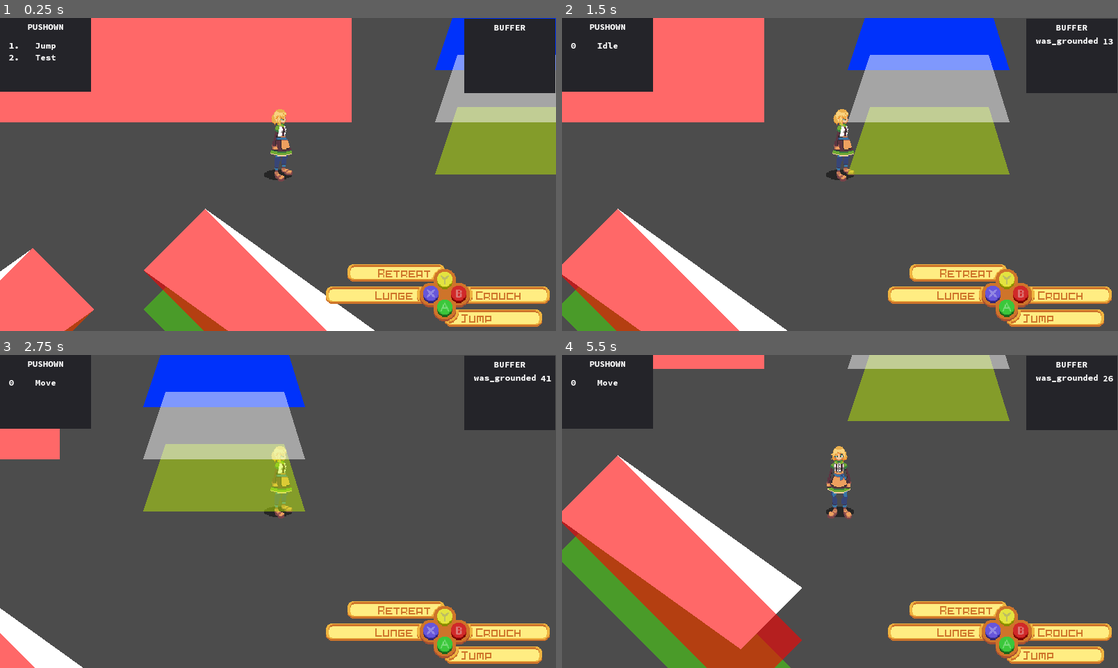
Above: before the commit, frames 1-4 (two rows, left to right).
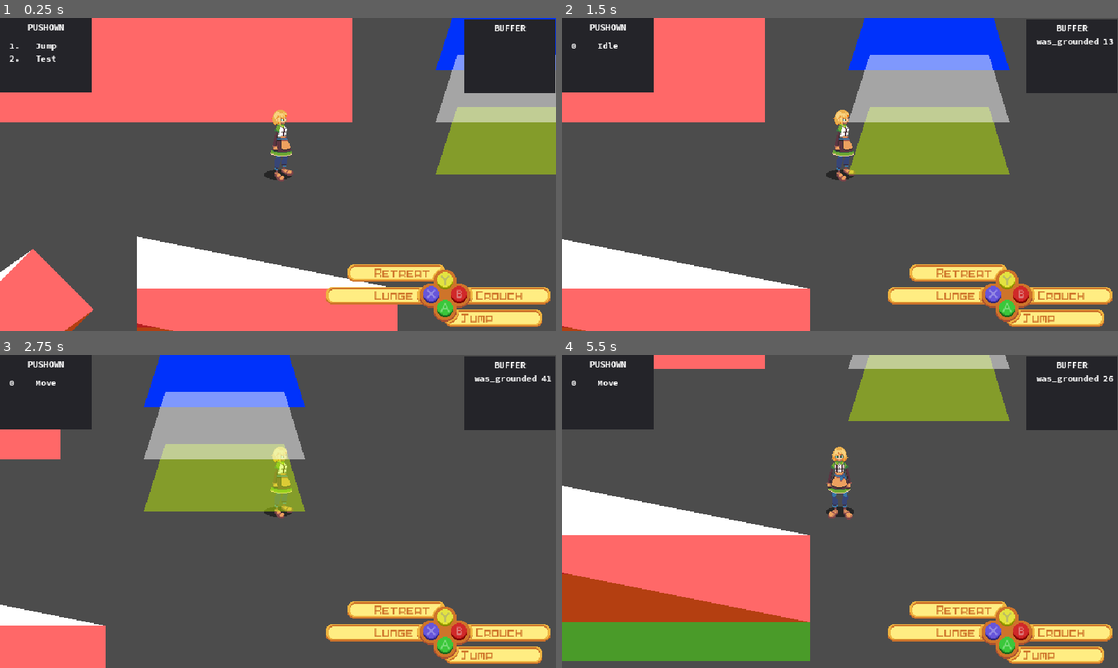
Above: after the commit, the same moments.

Repository: MTareqAzim/scratchpad
Game: Godot game, scene res://Scenes/World/World.tscn
Two runs of this game, one before a commit and one after it. Both use one fixed random seed, a clock stepped at 60 frames per second and the inputs below.
Inputs (mouse positions are in pixels of both pictures, inside the frame that each line leads up to):
- Up to frame 1 (0.25 s): no input
- Up to frame 2 (1.5 s): tap Enter (ui_accept) at 0.5, 0.77 s; move the mouse to (962, 158) at 0.52 s; hold Right (ui_right) 0.53-1.25 s; click (962, 158) at 0.67 s; drag from (728, 190) to (917, 83) at 1.27 s
- Up to frame 3 (2.75 s): tap Enter (ui_accept) at 2 s; move the mouse to (333, 442) at 2.02 s; hold Right (ui_right) from 2.03 s (still down)
- Up to frame 4 (5.5 s): release Right (ui_right) at 2.75 s; drag from (812, 574) to (778, 398) at 2.77 s; tap Enter (ui_accept) at 3.5, 3.77, 5 s; move the mouse to (1006, 558) at 3.52 s; hold Left (ui_left) 3.53-4.25 s; drag from (673, 464) to (923, 376) at 4.27 s; move the mouse to (867, 511) at 5.02 s; hold Down (ui_down) from 5.03 s (still down); click (867, 511) at 5.17 s

The runs differ from the first frame. In frame 1, 9.5% of the frame differs, in the area x 0-100%, y 0-100%; in frame 2, 9.6%; in frame 3, 4.4%; in frame 4, 19%.

Commit message:
Tried to add test stage.

Diff:
--- a/Scenes/Player/Player.tscn
+++ b/Scenes/Player/Player.tscn
@@ -27,10 +27,10 @@
 [ext_resource path="res://Utils/Depth Sorting/DepthSort.tscn" type="PackedScene" id=25]
 
 [sub_resource type="RectangleShape2D" id=1]
-extents = Vector2( 15, 43 )
+extents = Vector2( 20, 43 )
 
 [sub_resource type="CircleShape2D" id=2]
-radius = 18.0
+radius = 23.0
 
 [sub_resource type="RectangleShape2D" id=3]
 extents = Vector2( 18, 44 )
@@ -48,8 +48,8 @@
 
 [node name="BaseShape" parent="." index="2"]
 visible = false
-polygon = PoolVector2Array( -10, -8, 10, -8, 10, 8, -10, 8 )
-polygons = [ PoolVector2Array( -10, -8, 10, -8, 10, 8, -10, 8 ) ]
+polygon = PoolVector2Array( -15, -8, 15, -8, 15, 8, -15, 8 )
+polygons = [ PoolVector2Array( -15, -8, 15, -8, 15, 8, -15, 8 ) ]
 
 [node name="Shadow2D" type="Node2D" parent="." index="3"]
 script = ExtResource( 2 )
--- /dev/null
+++ b/Scenes/World/TestStage.tscn
@@ -0,0 +1,250 @@
+[gd_scene load_steps=15 format=2]
+
+[ext_resource path="res://Utils/Depth Sorting/depth_sorter.gd" type="Script" id=1]
+[ext_resource path="res://Scenes/Player/Player.tscn" type="PackedScene" id=2]
+[ext_resource path="res://Utils/Physics Bodies/StaticWall2P5D.tscn" type="PackedScene" id=3]
+[ext_resource path="res://Sprites/Test Stage/right_block.png" type="Texture" id=4]
+[ext_resource path="res://Utils/Shadow/ShadowMask.tscn" type="PackedScene" id=5]
+[ext_resource path="res://Utils/Depth Sorting/DepthSort.tscn" type="PackedScene" id=6]
+[ext_resource path="res://Sprites/Test Stage/left_block.png" type="Texture" id=7]
+[ext_resource path="res://Sprites/Test Stage/middle_block.png" type="Texture" id=8]
+[ext_resource path="res://Utils/Physics Bodies/StaticSlope2P5D.tscn" type="PackedScene" id=9]
+[ext_resource path="res://Sprites/Test Stage/ramp.png" type="Texture" id=10]
+
+[sub_resource type="RectangleShape2D" id=1]
+extents = Vector2( 130, 255 )
+
+[sub_resource type="RectangleShape2D" id=3]
+extents = Vector2( 167, 258 )
+
+[sub_resource type="RectangleShape2D" id=2]
+extents = Vector2( 313, 134 )
+
+[sub_resource type="RectangleShape2D" id=4]
+extents = Vector2( 227, 138 )
+
+[node name="Test Stage" type="Node2D"]
+
+[node name="DepthSorter" type="Node2D" parent="."]
+script = ExtResource( 1 )
+
+[node name="Player2" parent="DepthSorter" instance=ExtResource( 2 )]
+position = Vector2( 731, 164 )
+
+[node name="Right" parent="DepthSorter" instance=ExtResource( 3 )]
+editor/display_folded = true
+position = Vector2( 1194, 333 )
+_height = 278
+
+[node name="Sprite" type="Sprite" parent="DepthSorter/Right"]
+texture = ExtResource( 4 )
+
+[node name="GroundShape" parent="DepthSorter/Right" index="2"]
+polygon = PoolVector2Array( -128, 27, -17, 27, 127, 250, -29, 250 )
+
+[node name="TopShape" parent="DepthSorter/Right" index="3"]
+position = Vector2( 0, -278 )
+polygon = PoolVector2Array( -128, 27, -17, 27, 127, 250, -29, 250 )
+
+[node name="VolumeShape" parent="DepthSorter/Right" index="4"]
+polygon = PoolVector2Array( -128, -251, 127, -251, 127, 250, -128, 250 )
+
+[node name="BaseShape" parent="DepthSorter/Right" index="5"]
+polygon = PoolVector2Array( -128, 27, -17, 27, 127, 250, -29, 250 )
+polygons = [ PoolVector2Array( -128, 27, -17, 27, 127, 250, -29, 250 ) ]
+
+[node name="Shadow Mask" parent="DepthSorter/Right" instance=ExtResource( 5 )]
+position = Vector2( 0, -141 )
+_z_pos = -278
+_width = 260
+_length = 240
+
+[node name="CollisionPolygon2D" parent="DepthSorter/Right/Shadow Mask" index="0"]
+polygon = PoolVector2Array( -130, -120, 130, -120, 130, 120, -130, 120 )
+
+[node name="Base" parent="DepthSorter/Right/Shadow Mask" index="1"]
+polygon = PoolVector2Array( -130, -120, 130, -120, 130, 120, -130, 120 )
+polygons = [ PoolVector2Array( -130, -120, 130, -120, 130, 120, -130, 120 ) ]
+
+[node name="Rise" parent="DepthSorter/Right/Shadow Mask" index="2"]
+position = Vector2( 0, 120 )
+cast_to = Vector2( 0, -240 )
+
+[node name="Depth Sort" parent="DepthSorter/Right" instance=ExtResource( 6 )]
+body = NodePath("..")
+
+[node name="Bounding Box" parent="DepthSorter/Right/Depth Sort" index="0"]
+shape = SubResource( 1 )
+
+[node name="Left" parent="DepthSorter" instance=ExtResource( 3 )]
+editor/display_folded = true
+position = Vector2( 479, 333 )
+_height = 277
+
+[node name="GroundShape" parent="DepthSorter/Left" index="1"]
+polygon = PoolVector2Array( -11, 26, 155, 26, 79, 250, -156, 250 )
+
+[node name="TopShape" parent="DepthSorter/Left" index="2"]
+position = Vector2( 0, -277 )
+polygon = PoolVector2Array( -11, 26, 155, 26, 79, 250, -156, 250 )
+
+[node name="VolumeShape" parent="DepthSorter/Left" index="3"]
+polygon = PoolVector2Array( -156, -251, 155, -251, 155, 250, -156, 250 )
+
+[node name="BaseShape" parent="DepthSorter/Left" index="4"]
+polygon = PoolVector2Array( -11, 26, 155, 26, 79, 250, -156, 250 )
+polygons = [ PoolVector2Array( -11, 26, 155, 26, 79, 250, -156, 250 ) ]
+
+[node name="Sprite" type="Sprite" parent="DepthSorter/Left"]
+texture = ExtResource( 7 )
+
+[node name="Shadow Mask" parent="DepthSorter/Left" instance=ExtResource( 5 )]
+editor/display_folded = true
+position = Vector2( -3, -137 )
+_z_pos = -277
+_width = 320
+_length = 230
+
+[node name="CollisionPolygon2D" parent="DepthSorter/Left/Shadow Mask" index="0"]
+polygon = PoolVector2Array( -160, -115, 160, -115, 160, 115, -160, 115 )
+
+[node name="Base" parent="DepthSorter/Left/Shadow Mask" index="1"]
+polygon = PoolVector2Array( -160, -115, 160, -115, 160, 115, -160, 115 )
+polygons = [ PoolVector2Array( -160, -115, 160, -115, 160, 115, -160, 115 ) ]
+
+[node name="Rise" parent="DepthSorter/Left/Shadow Mask" index="2"]
+position = Vector2( 0, 115 )
+cast_to = Vector2( 0, -230 )
+
+[node name="Depth Sort" parent="DepthSorter/Left" instance=ExtResource( 6 )]
+body = NodePath("../../Left")
+
+[node name="Bounding Box" parent="DepthSorter/Left/Depth Sort" index="0"]
+shape = SubResource( 3 )
+
+[node name="Middle" parent="DepthSorter" instance=ExtResource( 3 )]
+editor/display_folded = true
+position = Vector2( 858, 452 )
+_height = 36
+
+[node name="GroundShape" parent="DepthSorter/Middle" index="1"]
+polygon = PoolVector2Array( -222, -95, 203, -95, 307, 131, -299, 131 )
+
+[node name="TopShape" parent="DepthSorter/Middle" index="2"]
+position = Vector2( 0, -36 )
+polygon = PoolVector2Array( -222, -95, 203, -95, 307, 131, -299, 131 )
+
+[node name="VolumeShape" parent="DepthSorter/Middle" index="3"]
+polygon = PoolVector2Array( -299, -131, 307, -131, 307, 131, -299, 131 )
+
+[node name="BaseShape" parent="DepthSorter/Middle" index="4"]
+polygon = PoolVector2Array( -222, -95, 203, -95, 307, 131, -299, 131 )
+polygons = [ PoolVector2Array( -222, -95, 203, -95, 307, 131, -299, 131 ) ]
+
+[node name="Sprite" type="Sprite" parent="DepthSorter/Middle"]
+texture = ExtResource( 8 )
+
+[node name="Shadow Mask" parent="DepthSorter/Middle" instance=ExtResource( 5 )]
+position = Vector2( 2, -17 )
+_z_pos = -36
+_width = 630
+_length = 230
+
+[node name="CollisionPolygon2D" parent="DepthSorter/Middle/Shadow Mask" index="0"]
+polygon = PoolVector2Array( -315, -115, 315, -115, 315, 115, -315, 115 )
+
+[node name="Base" parent="DepthSorter/Middle/Shadow Mask" index="1"]
+polygon = PoolVector2Array( -315, -115, 315, -115, 315, 115, -315, 115 )
+polygons = [ PoolVector2Array( -315, -115, 315, -115, 315, 115, -315, 115 ) ]
+
+[node name="Rise" parent="DepthSorter/Middle/Shadow Mask" index="2"]
+position = Vector2( 0, 115 )
+cast_to = Vector2( 0, -230 )
+
+[node name="Depth Sort" parent="DepthSorter/Middle" instance=ExtResource( 6 )]
+body = NodePath("../../Middle")
+
+[node name="Bounding Box" parent="DepthSorter/Middle/Depth Sort" index="0"]
+shape = SubResource( 2 )
+
+[node name="StaticSlope2P5D" parent="DepthSorter" instance=ExtResource( 9 )]
+position = Vector2( 784, 507 )
+_z_pos = -36
+_height = 193
+_width = 80
+_length = 450
+_angle = 90
+
+[node name="GroundShape" parent="DepthSorter/StaticSlope2P5D" index="1"]
+visible = false
+position = Vector2( 0, 36 )
+polygon = PoolVector2Array( -225, 40, -225, -40, 225, -40, 225, 40 )
+
+[node name="TopShape" parent="DepthSorter/StaticSlope2P5D" index="2"]
+visible = false
+polygon = PoolVector2Array( -225, -153, -225, -233, 225, -40, 225, 40 )
+
+[node name="BaseShape" parent="DepthSorter/StaticSlope2P5D" index="3"]
+visible = false
+polygon = PoolVector2Array( -225, 40, -225, -40, 225, -40, 225, 40 )
+
+[node name="VolumeShape" parent="DepthSorter/StaticSlope2P5D" index="4"]
+polygon = PoolVector2Array( -225, 40, -225, -233, 225, -40, 225, 40 )
+
+[node name="Rise" parent="DepthSorter/StaticSlope2P5D" index="5"]
+position = Vector2( 225, 1.37768e-014 )
+cast_to = Vector2( -450, -193 )
+
+[node name="Sprite" type="Sprite" parent="DepthSorter/StaticSlope2P5D"]
+position = Vector2( 0, -96 )
+texture = ExtResource( 10 )
+
+[node name="Shadow Mask" parent="DepthSorter/StaticSlope2P5D" instance=ExtResource( 5 )]
+editor/display_folded = true
+_z_pos = -36
+_height = 193
+_width = 80
+_length = 450
+_angle = 90
+
+[node name="CollisionPolygon2D" parent="DepthSorter/StaticSlope2P5D/Shadow Mask" index="0"]
+polygon = PoolVector2Array( -225, 40, -225, -40, 225, -40, 225, 40 )
+
+[node name="Base" parent="DepthSorter/StaticSlope2P5D/Shadow Mask" index="1"]
+polygon = PoolVector2Array( -225, 40, -225, -40, 225, -40, 225, 40 )
+polygons = [ PoolVector2Array( -225, 40, -225, -40, 225, -40, 225, 40 ) ]
+
+[node name="Rise" parent="DepthSorter/StaticSlope2P5D/Shadow Mask" index="2"]
+position = Vector2( 225, 1.37768e-014 )
+cast_to = Vector2( -450, -193 )
+
+[node name="Depth Sort" parent="DepthSorter/StaticSlope2P5D" instance=ExtResource( 6 )]
+position = Vector2( -1, -96 )
+body = NodePath("..")
+
+[node name="Bounding Box" parent="DepthSorter/StaticSlope2P5D/Depth Sort" index="0"]
+shape = SubResource( 4 )
+
+[editable path="DepthSorter/Right"]
+
+[editable path="DepthSorter/Right/Shadow Mask"]
+
+[editable path="DepthSorter/Right/Depth Sort"]
+
+[editable path="DepthSorter/Left"]
+
+[editable path="DepthSorter/Left/Shadow Mask"]
+
+[editable path="DepthSorter/Left/Depth Sort"]
+
+[editable path="DepthSorter/Middle"]
+
+[editable path="DepthSorter/Middle/Shadow Mask"]
+
+[editable path="DepthSorter/Middle/Depth Sort"]
+
+[editable path="DepthSorter/StaticSlope2P5D"]
+
+[editable path="DepthSorter/StaticSlope2P5D/Shadow Mask"]
+
+[editable path="DepthSorter/StaticSlope2P5D/Depth Sort"]
--- a/Scenes/World/World.tscn
+++ b/Scenes/World/World.tscn
@@ -10,8 +10,11 @@
 [sub_resource type="RectangleShape2D" id=1]
 extents = Vector2( 252, 194 )
 
-[sub_resource type="RectangleShape2D" id=2]
-extents = Vector2( 140, 140 )
+[sub_resource type="RectangleShape2D" id=5]
+extents = Vector2( 154, 140 )
+
+[sub_resource type="RectangleShape2D" id=6]
+extents = Vector2( 154, 140 )
 
 [sub_resource type="RectangleShape2D" id=3]
 extents = Vector2( 140, 170 )
@@ -37,7 +40,7 @@
 position = Vector2( 0, 500 )
 cast_to = Vector2( 0, -1000 )
 
-[node name="DepthSorter" type="Node" parent="."]
+[node name="DepthSorter" type="Node2D" parent="."]
 script = ExtResource( 2 )
 
 [node name="StaticSlope2P5D2" parent="DepthSorter" instance=ExtResource( 3 )]
@@ -88,13 +91,12 @@
 shape = SubResource( 1 )
 
 [node name="StaticSlope2P5D4" parent="DepthSorter" instance=ExtResource( 3 )]
-editor/display_folded = true
 position = Vector2( 560, 655 )
 _z_pos = -45
 _height = 60
 _width = 100
 _length = 300
-_angle = 225
+_angle = 90
 
 [node name="DistToGround" parent="DepthSorter/StaticSlope2P5D4" index="0"]
 visible = false
@@ -102,50 +104,48 @@
 
 [node name="GroundShape" parent="DepthSorter/StaticSlope2P5D4" index="1"]
 position = Vector2( 0, 45 )
-polygon = PoolVector2Array( 141.421, 70.7107, 70.7107, 141.421, -141.421, -70.7107, -70.7107, -141.421 )
+polygon = PoolVector2Array( -150, 50, -150, -50, 150, -50, 150, 50 )
 
 [node name="TopShape" parent="DepthSorter/StaticSlope2P5D4" index="2"]
-polygon = PoolVector2Array( 141.421, 10.7107, 70.7107, 81.4214, -141.421, -70.7107, -70.7107, -141.421 )
+polygon = PoolVector2Array( -150, -10, -150, -110, 150, -50, 150, 50 )
 
 [node name="BaseShape" parent="DepthSorter/StaticSlope2P5D4" index="3"]
-polygon = PoolVector2Array( 141.421, 70.7107, 70.7107, 141.421, -141.421, -70.7107, -70.7107, -141.421 )
+polygon = PoolVector2Array( -150, 50, -150, -50, 150, -50, 150, 50 )
 
 [node name="VolumeShape" parent="DepthSorter/StaticSlope2P5D4" index="4"]
-polygon = PoolVector2Array( 141.421, 10.7107, 141.421, 70.7107, 70.7107, 141.421, -141.421, -70.7107, -70.7107, -141.421 )
+polygon = PoolVector2Array( -150, 50, -150, -110, 150, -50, 150, 50 )
 
 [node name="Rise" parent="DepthSorter/StaticSlope2P5D4" index="5"]
-position = Vector2( -106.066, -106.066 )
-cast_to = Vector2( 212.132, 152.132 )
+position = Vector2( 150, 9.18455e-015 )
+cast_to = Vector2( -300, -60 )
 
 [node name="Depth Sort" parent="DepthSorter/StaticSlope2P5D4" instance=ExtResource( 4 )]
-editor/display_folded = true
 position = Vector2( 0, -24 )
 body = NodePath("..")
 
 [node name="Bounding Box" parent="DepthSorter/StaticSlope2P5D4/Depth Sort" index="0"]
 position = Vector2( 0, 24 )
-shape = SubResource( 2 )
+shape = SubResource( 5 )
 
 [node name="Shadow Mask" parent="DepthSorter/StaticSlope2P5D4" instance=ExtResource( 1 )]
 _z_pos = -45
 _height = 60
 _width = 100
 _length = 300
-_angle = 225
+_angle = 90
 
 [node name="CollisionPolygon2D" parent="DepthSorter/StaticSlope2P5D4/Shadow Mask" index="0"]
-polygon = PoolVector2Array( 141.421, 70.7107, 70.7107, 141.421, -141.421, -70.7107, -70.7107, -141.421 )
+polygon = PoolVector2Array( -150, 50, -150, -50, 150, -50, 150, 50 )
 
 [node name="Base" parent="DepthSorter/StaticSlope2P5D4/Shadow Mask" index="1"]
-polygon = PoolVector2Array( 141.421, 70.7107, 70.7107, 141.421, -141.421, -70.7107, -70.7107, -141.421 )
-polygons = [ PoolVector2Array( 141.421, 70.7107, 70.7107, 141.421, -141.421, -70.7107, -70.7107, -141.421 ) ]
+polygon = PoolVector2Array( -150, 50, -150, -50, 150, -50, 150, 50 )
+polygons = [ PoolVector2Array( -150, 50, -150, -50, 150, -50, 150, 50 ) ]
 
 [node name="Rise" parent="DepthSorter/StaticSlope2P5D4/Shadow Mask" index="2"]
-position = Vector2( -106.066, -106.066 )
-cast_to = Vector2( 212.132, 152.132 )
+position = Vector2( 150, 9.18455e-015 )
+cast_to = Vector2( -300, -60 )
 
 [node name="StaticSlope2P5D5" parent="DepthSorter" instance=ExtResource( 3 )]
-editor/display_folded = true
 position = Vector2( 220, 700 )
 _height = 60
 _width = 100
@@ -173,13 +173,12 @@
 cast_to = Vector2( -212.132, 152.132 )
 
 [node name="Depth Sort" parent="DepthSorter/StaticSlope2P5D5" instance=ExtResource( 4 )]
-editor/display_folded = true
 position = Vector2( 0, -24 )
 body = NodePath("..")
 
 [node name="Bounding Box" parent="DepthSorter/StaticSlope2P5D5/Depth Sort" index="0"]
 position = Vector2( 0, 24 )
-shape = SubResource( 2 )
+shape = SubResource( 6 )
 
 [node name="Shadow Mask" parent="DepthSorter/StaticSlope2P5D5" instance=ExtResource( 1 )]
 _height = 60
--- a/Utils/Depth Sorting/depth_sort.gd
+++ b/Utils/Depth Sorting/depth_sort.gd
@@ -1,9 +1,12 @@
 extends Area2D
 class_name DepthSort
+
+const ALPHA_SEVENTY_FIVE = Color(1, 1, 1, 0.75)
 
 export (NodePath) var body
 
 onready var _body : Node2D = get_node(body) setget _set_body, get_body
+onready var _body_modulate : Color = _body.get_modulate()
 
 
 func get_body() -> Node2D:
@@ -64,7 +67,7 @@
 	var above = false
 	var below = false
 
-	if other_body.is_class("PhysicsBody2P5D"):
+	if other_body is PhysicsBody2P5D:
 		var other_z_pos = other_body.get_z_pos()
 		var lowest_common_z_pos = 0
 		if other_z_pos > _body.get_z_pos():
@@ -76,7 +79,7 @@
 		else:
 			lowest_common_z_pos = other_z_pos
 			var position_2d = Vector2(other_body.get_global_pos().x, other_body.get_global_pos().y + other_body.get_z_pos())
-			if lowest_common_z_pos < _body.get_top_z_pos([position_2d]):
+			if lowest_common_z_pos <= _body.get_top_z_pos([position_2d]):
 				below = true
 
 		var depth_slice = []
@@ -99,11 +102,11 @@
 
 		if above:
 			var collision_points = Collision2D.collide_and_get_contacts(depth_slice, Transform2D(), other_depth_slice, Transform2D())
-			if collision_points.size() > 2:
+			if collision_points:
 				in_front_of = true
 		if below:
 			var collision_points = Collision2D.collide_and_get_contacts(depth_slice, Transform2D(), other_depth_slice, Transform2D())
-			if collision_points.size() > 2:
+			if collision_points:
 				in_front_of = false
 	else:
 		in_front_of = _body.get_global_pos().y > other_body.global_position.y
--- a/Utils/Depth Sorting/depth_sorter.gd
+++ b/Utils/Depth Sorting/depth_sorter.gd
@@ -1,9 +1,10 @@
-extends Node
+extends Node2D
 class_name DepthSorter
 
 var _depth_sorts = []
 var _depth_graph : DirectedGraph
 var _z_indexes = []
+var _player_vertex = 0
 
 func _ready() -> void:
 	_append_depth_sorts(self)
--- a/Utils/Geometry 2D/geometry_2d.gd
+++ b/Utils/Geometry 2D/geometry_2d.gd
@@ -119,7 +119,7 @@
 	var error = Vector2(1, 1)
 
 	for point in polygon:
-		var point_to_inf = point + Vector2(0, 1000)
+		var point_to_inf = point + Vector2(0, 10000)
 		var intersection_occured = false
 		for comparison_index in comparison.size():
 			var comparison_index_next = (comparison_index + 1) % comparison.size()
@@ -133,9 +133,9 @@
 			in_front_of = false
 			break
 
-	if not in_front_of:
+	if in_front_of:
 		for point in comparison:
-			var point_to_neg_inf = point + Vector2(0, -1000)
+			var point_to_neg_inf = point + Vector2(0, -10000)
 			var intersection_occured = false
 			for polygon_index in polygon.size():
 				var polygon_index_next = (polygon_index + 1) % polygon.size()
--- a/project.godot
+++ b/project.godot
@@ -99,7 +99,7 @@
 "language": "GDScript",
 "path": "res://Utils/Depth Sorting/depth_sort.gd"
 }, {
-"base": "Node",
+"base": "Node2D",
 "class": "DepthSorter",
 "language": "GDScript",
 "path": "res://Utils/Depth Sorting/depth_sorter.gd"
@@ -325,7 +325,7 @@
 window/size/test_width=1120
 window/size/test_height=630
 window/vsync/use_vsync=false
-window/stretch/mode="2d"
+window/stretch/mode="viewport"
 window/stretch/aspect="keep"
 
 [editor_plugins]
Not shown: 1 places in Scenes/World/World.tscn that only renumber resources
Binary file added: Sprites/Test Stage/left_block.png
Not shown, added: Sprites/Test Stage/left_block.png.import
Binary file added: Sprites/Test Stage/middle_block.png
Not shown, added: Sprites/Test Stage/middle_block.png.import
Binary file added: Sprites/Test Stage/p1.png
Not shown, added: Sprites/Test Stage/p1.png.import
Binary file added: Sprites/Test Stage/p2.png
Not shown, added: Sprites/Test Stage/p2.png.import
Binary file added: Sprites/Test Stage/p3.png
Not shown, added: Sprites/Test Stage/p3.png.import
Binary file added: Sprites/Test Stage/p4.png
(and 15 more such lines)
